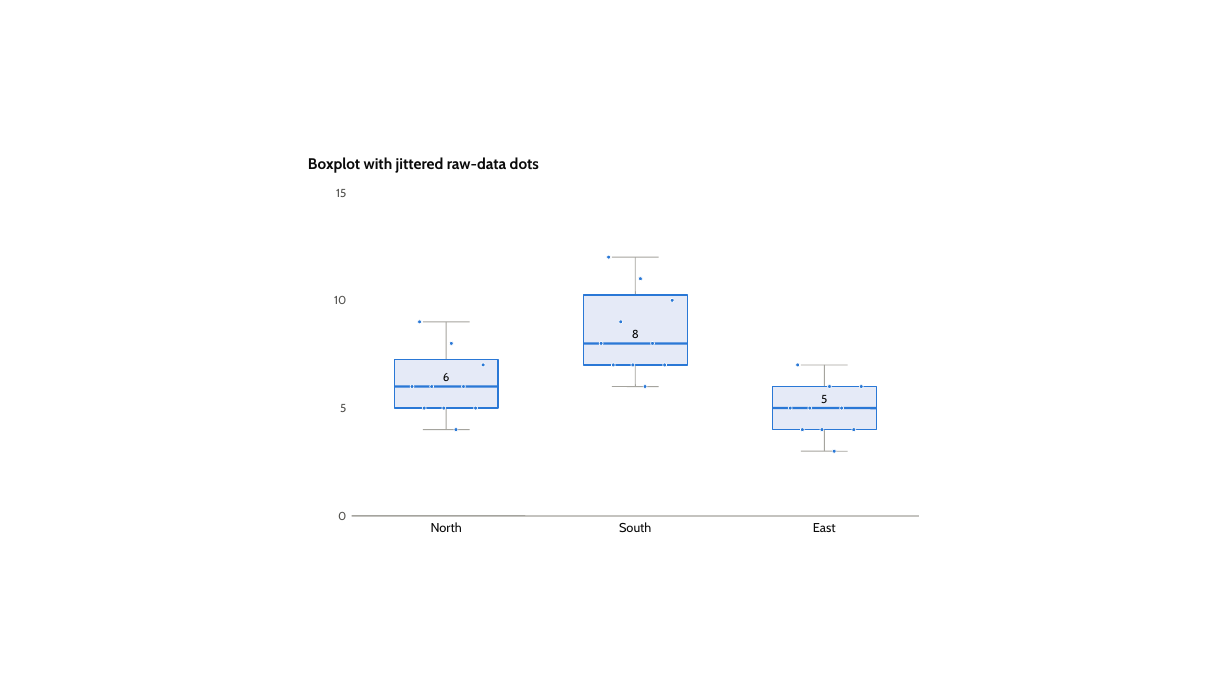
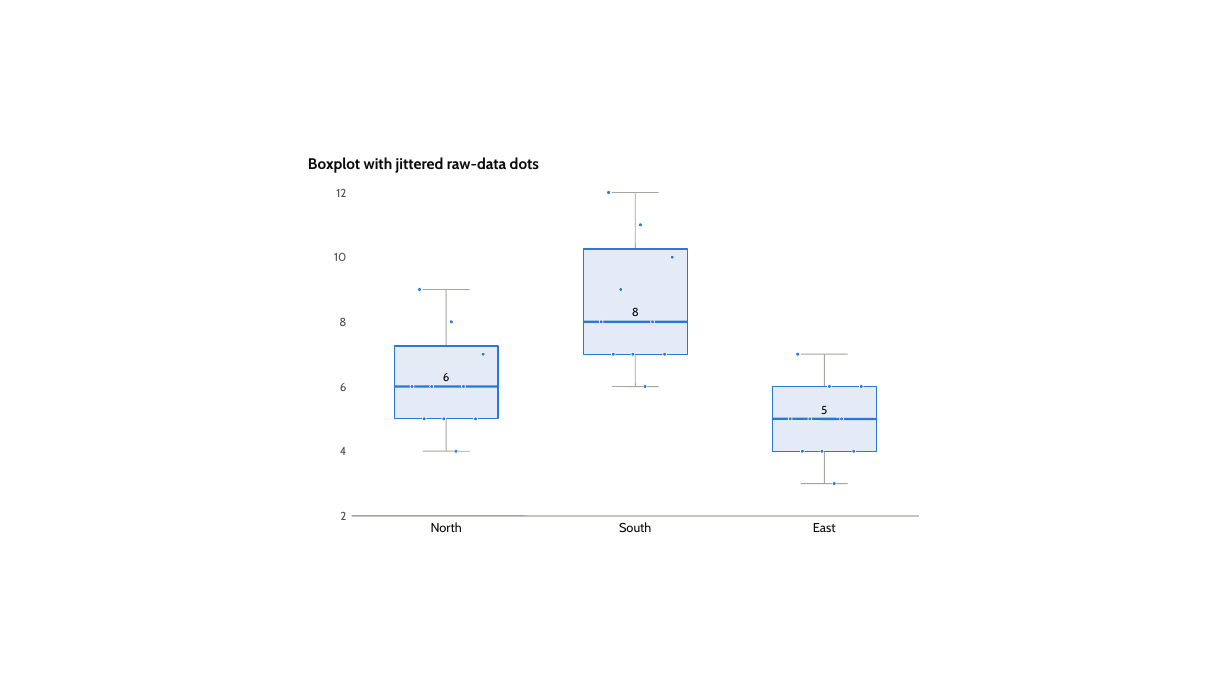
Before and after one commit to dannbleeker/PowerChart, a slide deck: slide 77 of examples/showcase.pptx. Drawn at 1232x693 pixels with LibreOffice and Linux fonts; fonts in the diff are those of the drawing. Boxes give left, top, right and bottom in pixels: in the first picture for what was removed or moved away, otherwise in the second. Text is boxed around its words. In the diff, an @@ line names an element or a change of style, - is before the commit and + after.

```diff
--- a/examples/showcase.pptx
+++ b/examples/showcase.pptx
@@ text at (336,189,346,197): text changed @@
-15
+12
@@ ellipse: place and size @@
-ellipse at (600,342,604,346)
+ellipse at (607,190,611,194)
@@ line moved from (612, 257) - (659, 257) to (612, 192) - (659, 192) @@
@@ line moved from (635, 257) - (635, 295) to (635, 192) - (635, 250) @@
@@ ellipse: place and size @@
-ellipse at (670,299,674,302)
+ellipse at (639,223,642,226)
@@ text "10": place and size @@
-text "10" at (334,296,346,304)
+text "10" at (334,253,346,261)
@@ rectangle: place and size @@
-rectangle at (583,295,688,365)
+rectangle at (583,250,688,355)
@@ ellipse: place and size @@
-ellipse at (607,255,611,259)
+ellipse at (670,255,674,259)
@@ ellipse: place and size @@
-ellipse at (449,342,453,346)
+ellipse at (418,287,421,291)
@@ line moved from (423, 322) - (470, 322) to (423, 289) - (470, 289) @@
@@ line moved from (446, 322) - (446, 360) to (446, 289) - (446, 347) @@
@@ ellipse: place and size @@
-ellipse at (639,277,642,281)
+ellipse at (619,287,623,291)
@@ text added at (339,318,346,326), 9 pt, text #52514E @@
+8
@@ ellipse: place and size @@
-ellipse at (418,320,421,323)
+ellipse at (449,320,453,323)
@@ ellipse: place and size @@
-ellipse at (619,320,623,323)
+ellipse at (600,320,604,323)
@@ 1 text, 1 line, 1 ellipse: place and size @@
-1 text, 1 line, 1 ellipse at (583,329,688,346)
+1 text, 1 line, 1 ellipse at (583,307,688,323)
@@ rectangle: place and size @@
-rectangle at (395,360,499,409)
+rectangle at (395,347,499,420)
@@ line moved from (635, 365) - (635, 386) to (635, 354) - (635, 386) @@
@@ 5 ellipses, 1 line: place and size @@
-5 ellipses, 1 line at (482,363,848,367)
+5 ellipses, 1 line at (482,352,848,356)
@@ line moved from (824, 365) - (824, 386) to (824, 354) - (824, 386) @@
@@ text added at (340,383,347,391), 9 pt, text #52514E @@
+6
@@ rectangle: place and size @@
-rectangle at (773,386,877,430)
+rectangle at (773,386,877,451)
@@ text removed at (340,404,346,412) @@
-5
@@ line moved from (446, 409) - (446, 430) to (446, 419) - (446, 451) @@
@@ 6 ellipses, 1 text, 1 line: place and size @@
-6 ellipses, 1 text, 1 line at (422,395,876,410)
+6 ellipses, 1 text, 1 line at (422,406,876,421)
@@ text added at (340,447,346,455), 9 pt, text #52514E @@
+4
@@ 3 ellipses, 1 line: place and size @@
-3 ellipses, 1 line at (423,428,856,432)
+3 ellipses, 1 line at (423,449,856,453)
@@ ellipse: place and size @@
-ellipse at (833,449,836,453)
+ellipse at (821,449,824,453)
@@ line moved from (824, 430) - (824, 451) to (824, 451) - (824, 483) @@
@@ line moved from (801, 451) - (848, 451) to (801, 483) - (848, 483) @@
@@ ellipse: place and size @@
-ellipse at (821,428,824,432)
+ellipse at (833,482,836,485)
@@ text at (340,512,346,520): text changed @@
-0
+2
```
Also in this commit, not shown: 4 other slides changed, 6 other files.
